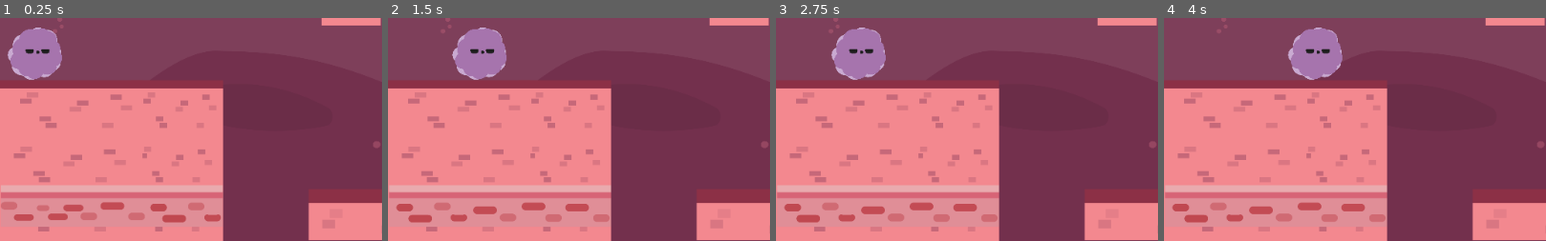
Above: before the commit, frames 1-4 (left to right).
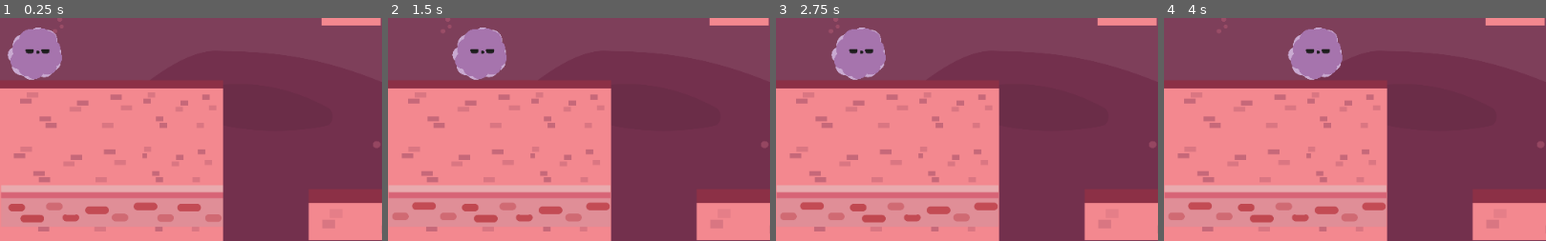
Above: after the commit, the same moments.

Repository: Space-Travelers/Game
Game: Godot game, scene res://src/scenes/immune_system/base_game/stage_1.tscn
Same seed, same stepped clock (60 frames per second), same inputs: the game is played once before the commit and once after it. This scene is started directly instead of the project's main scene.
Inputs (mouse positions are % of the whole screen's width and height, from its top left):
- Up to frame 1 (0.25 s): no input
- Up to frame 2 (1.5 s): tap Enter (ui_accept) at 0.5, 0.77 s; move the mouse to (72, 45) at 0.52 s; hold Right (ui_right) from 0.53 s (still down); click (72, 45) at 0.6 s; move the mouse to (30, 55) at 1.27 s; click (30, 55) at 1.35 s
- Up to frame 3 (2.75 s): tap Enter (ui_accept) at 1.52 s; move the mouse to (60, 28) at 2.02 s; release Right (ui_right) at 2.03 s; hold Left (ui_left) from 2.03 s (still down); click (60, 28) at 2.1 s
- Up to frame 4 (4 s): move the mouse to (45, 70) at 2.77 s; release Left (ui_left) at 2.78 s; hold Right (ui_right) from 2.78 s (still down); click (45, 70) at 2.85 s; tap Enter (ui_accept) at 3.02, 3.77 s; move the mouse to (80, 65) at 3.52 s; click (80, 65) at 3.6 s
The pictures show only the part of the screen within x 0-50%, y 50-100%; the shares and areas given below are measured in that part.

The runs differ from the first frame. In frame 1, 2.5% of the frame differs, in the area x 0-58%, y 82-92%; in frame 2, 3.0%, in the area x 1-58%, y 82-92%; in frame 3, 3.0%; in frame 4, 3.0%.

Commit message:
changes on theme

Diff:
--- a/src/scenes/immune_system/base_game/stage_1.tscn
+++ b/src/scenes/immune_system/base_game/stage_1.tscn
@@ -273,6 +273,7 @@
 position = Vector2( 149.5, 552.932 )
 scale = Vector2( 0.442693, 0.416349 )
 frames = SubResource( 1 )
+frame = 1
 speed_scale = 1.5
 playing = true
 
--- a/theme/st.tres
+++ b/theme/st.tres
@@ -65,6 +65,8 @@
 expand_margin_left = 8.0
 expand_margin_top = 8.0
 expand_margin_bottom = 8.0
+
+[sub_resource type="StyleBoxFlat" id=19]
 
 [sub_resource type="DynamicFontData" id=11]
 font_path = "res://assets/ttf/SpaceGrotesk-SemiBold.ttf"
@@ -134,6 +136,7 @@
 Label/fonts/font = SubResource( 9 )
 LineEdit/styles/focus = null
 LineEdit/styles/normal = SubResource( 10 )
+PopupPanel/styles/panel = SubResource( 19 )
 ProgressBar/colors/font_color = Color( 0.12549, 0.384314, 0.368627, 1 )
 ProgressBar/colors/font_color_shadow = Color( 0.156863, 0.658824, 0.635294, 1 )
 ProgressBar/fonts/font = SubResource( 12 )
Not shown: 1 places in src/scenes/immune_system/base_game/stage_1.tscn that only renumber resources
Not shown: 1 places in theme/st.tres that only renumber resources
